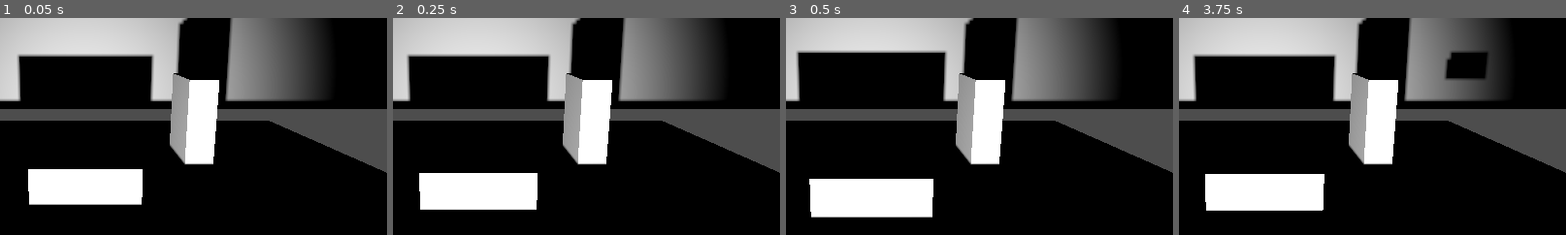
Above: before the commit, frames 1-4 (left to right).
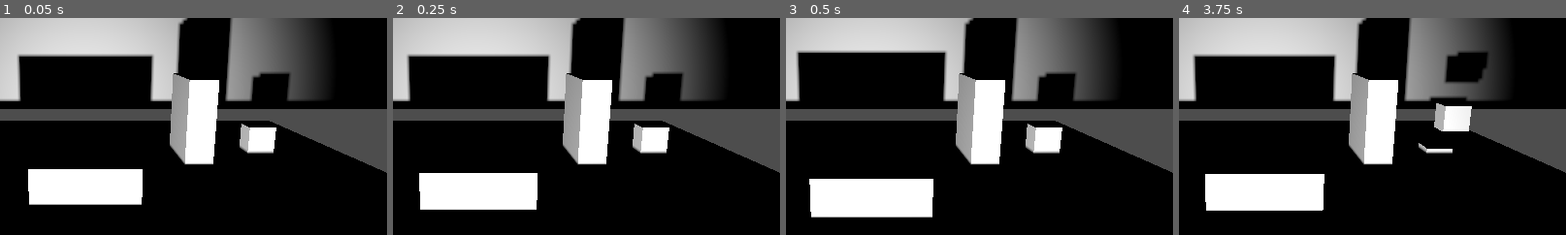
Above: after the commit, the same moments.

Repository: connorheyz/shadow-play
Game: Godot game, scene res://connors_test_scene.tscn
Same seed, same stepped clock (60 frames per second), same inputs: the game is played once before the commit and once after it. This scene is started directly instead of the project's main scene.
Inputs:
- Up to frame 1 (0.05 s): no input
- Up to frame 2 (0.25 s): no input
- Up to frame 3 (0.5 s): no input
- Up to frame 4 (3.75 s): hold D (move_right) 0.53-1.28 s; tap E (switch_mode) every 0.75 s from 0.6 to 3.6 s; tap Space (jump) at 0.77, 1.52, 3.02 s; hold S (move_down) 1.28-2.03 s; hold D (move_right) 2.03-2.78 s; hold W (move_up) 2.78-3.53 s; hold A (move_left) from 3.53 s (still down)
The pictures show only the part of the screen within x 39-89%, y 16-66%; the shares and areas given below are measured in that part.

The runs differ from the first frame. In frame 1, 2.4% of the frame differs, in the area x 61-75%, y 25-63%; in frame 2, 2.4%; in frame 3, 2.4%; in frame 4, 1.8%.

Commit message:
pressure plate added

Diff:
--- a/connors_test_scene.tscn
+++ b/connors_test_scene.tscn
@@ -1,9 +1,10 @@
-[gd_scene load_steps=12 format=3 uid="uid://bfrw7ncmi8kga"]
+[gd_scene load_steps=13 format=3 uid="uid://bfrw7ncmi8kga"]
 
 [ext_resource type="Script" path="res://main.gd" id="1_kbriu"]
 [ext_resource type="Script" path="res://player.gd" id="2_anjr0"]
 [ext_resource type="Script" path="res://moving_platform.gd" id="3_uotrb"]
 [ext_resource type="Script" path="res://player_shadow.gd" id="4_8r0yv"]
+[ext_resource type="Script" path="res://shadow_pressure_plate.gd" id="4_phykl"]
 [ext_resource type="PackedScene" uid="uid://cadhsnp0cue1c" path="res://shadow_collider.tscn" id="6_3p03w"]
 
 [sub_resource type="BoxMesh" id="BoxMesh_1"]
@@ -19,14 +20,13 @@
 
 [sub_resource type="BoxShape3D" id="BoxShape3D_x2b6q"]
 
-[node name="Main" type="Node3D" node_paths=PackedStringArray("spotlight", "player", "player_mesh", "player_shadow", "player_collider", "shadow_collider")]
+[node name="Main" type="Node3D" node_paths=PackedStringArray("spotlight", "player", "player_mesh", "player_shadow", "player_collider")]
 script = ExtResource("1_kbriu")
 spotlight = NodePath("Spotlight")
 player = NodePath("Player3D")
 player_mesh = NodePath("Player3D/MeshInstance3D")
 player_shadow = NodePath("PlayerShadow")
 player_collider = NodePath("Player3D/CollisionShape3D")
-shadow_collider = NodePath("PlayerShadow/ShadowCollider")
 
 [node name="Camera3D" type="Camera3D" parent="."]
 transform = Transform3D(1, 0, 0, 0, 0.965016, 0.262189, 0, -0.262189, 0.965016, 0, 4.76258, 15)
@@ -91,6 +91,17 @@
 [node name="CollisionShape3D" type="CollisionShape3D" parent="Wall"]
 shape = SubResource("BoxShape3D_1")
 
+[node name="Wall2" type="StaticBody3D" parent="." groups=["Projectable"]]
+transform = Transform3D(7.54979e-08, 0, 1, 0, 1, 0, -1, 0, 7.54979e-08, 6.807, 1, -2.98705)
+collision_layer = 5
+script = ExtResource("4_phykl")
+
+[node name="MeshInstance3D" type="MeshInstance3D" parent="Wall2"]
+mesh = SubResource("BoxMesh_jbxy3")
+
+[node name="CollisionShape3D" type="CollisionShape3D" parent="Wall2"]
+shape = SubResource("BoxShape3D_1")
+
 [node name="Spotlight" type="SpotLight3D" parent="."]
 transform = Transform3D(1, 0, 0, 0, 0.998806, 0.04885, 0, -0.04885, 0.998806, 0, 0.476619, 13.0868)
 light_energy = 7.141
@@ -103,11 +114,10 @@
 spot_range = 35.489
 spot_attenuation = 0.0
 
-[node name="PlayerShadow" type="CharacterBody3D" parent="." node_paths=PackedStringArray("shadow_collider", "spotlight", "playerbody")]
+[node name="PlayerShadow" type="CharacterBody3D" parent="." node_paths=PackedStringArray("spotlight", "playerbody")]
 transform = Transform3D(1, 0, 0, 0, 1, 0, 0, 0, 1, -37.6903, 2.233, 4.502)
 collision_mask = 2
 script = ExtResource("4_8r0yv")
-shadow_collider = NodePath("ShadowCollider")
 spotlight = NodePath("../Spotlight")
 playerbody = NodePath("../Player3D")
 
--- a/main.gd
+++ b/main.gd
@@ -4,9 +4,8 @@
 @export var spotlight: Node3D
 @export var player: Node3D
 @export var player_mesh: MeshInstance3D
-@export var player_shadow: CharacterBody3D
+@export var player_shadow: PlayerShadow
 @export var player_collider: CollisionShape3D
-@export var shadow_collider: ShadowCollider
 @onready var back_wall: Node3D = $Stage/BackWall
 
 var shadow_mode: bool = false
@@ -14,6 +13,11 @@
 func _ready():
 	player_shadow.visible = false
 	player_shadow.is_active = false
+	player_shadow.shadow_exit.connect(shadow_die)
+
+func shadow_die():
+	shadow_mode = false
+	exit_shadow_mode()
 
 func _physics_process(_delta):
 	if (shadow_mode):
@@ -66,7 +70,7 @@
 
 	if (!shadow_mode):
 		update_shadow_projection(true)
-		if (shadow_collider.test_offset(Vector3(0,0,0))):
+		if (player_shadow.shadow_collider.test_offset(Vector3(0,0,0))):
 			return
 		shadow_mode = true
 		enter_shadow_mode()
@@ -134,7 +138,7 @@
 	for corner in projected_corners:
 		rel_projected_points.append(corner - center)
 
-	shadow_collider.vertices = rel_projected_points
+	player_shadow.shadow_collider.vertices = rel_projected_points
 
 	if (position):
 		player_shadow.global_position = Vector3(
--- a/main_scene.tscn
+++ b/main_scene.tscn
@@ -19,14 +19,13 @@
 
 [sub_resource type="BoxShape3D" id="BoxShape3D_x2b6q"]
 
-[node name="Main" type="Node3D" node_paths=PackedStringArray("spotlight", "player", "player_mesh", "player_shadow", "player_collider", "shadow_collider")]
+[node name="Main" type="Node3D" node_paths=PackedStringArray("spotlight", "player", "player_mesh", "player_shadow", "player_collider")]
 script = ExtResource("1_abaqb")
 spotlight = NodePath("Spotlight")
 player = NodePath("Player3D")
 player_mesh = NodePath("Player3D/MeshInstance3D")
 player_shadow = NodePath("PlayerShadow")
 player_collider = NodePath("Player3D/CollisionShape3D")
-shadow_collider = NodePath("PlayerShadow/ShadowCollider")
 
 [node name="Camera3D" type="Camera3D" parent="."]
 transform = Transform3D(1, 0, 0, 0, 0.965016, 0.262189, 0, -0.262189, 0.965016, 0, 4.76258, 15)
@@ -93,11 +92,10 @@
 spot_attenuation = 0.0
 spot_angle = 60.0
 
-[node name="PlayerShadow" type="CharacterBody3D" parent="." node_paths=PackedStringArray("shadow_collider", "spotlight", "playerbody")]
+[node name="PlayerShadow" type="CharacterBody3D" parent="." node_paths=PackedStringArray("spotlight", "playerbody")]
 transform = Transform3D(1, 0, 0, 0, 1, 0, 0, 0, 1, -100, 2.233, 4.502)
 collision_mask = 2
 script = ExtResource("4_lm0bd")
-shadow_collider = NodePath("ShadowCollider")
 spotlight = NodePath("../Spotlight")
 playerbody = NodePath("../Player3D")
 
--- a/player_shadow.gd
+++ b/player_shadow.gd
@@ -1,11 +1,12 @@
 extends CharacterBody3D
+class_name PlayerShadow
 
 @export var SPEED = 10.0
 @export var JUMP_FORCE = 10.0
+@onready var shadow_collider: ShadowCollider = $ShadowCollider
 var JUMP_SPEED = 0
 @export var GRAVITY_ACCEL = 15
 var GRAVITY_SPEED = 0
-@export var shadow_collider: ShadowCollider
 @export var spotlight: SpotLight3D
 
 @export var playerbody: Player3D
@@ -13,15 +14,21 @@
 
 var is_active = false
 
+var wall_frames = 0
+
 var object_should_move = false
 var normal
+
+signal shadow_exit
 
 func _ready() -> void:
 	shadow_collider.body_collided.connect(_move_object)
 
 func _move_object(hit_normal: Vector3, other: Node3D):
 	object_should_move = true
-	normal = Vector2(hit_normal.x, hit_normal.y) * 1.5
+	normal = Vector2(hit_normal.x, hit_normal.y) * 2.5
+	if (other is ShadowPlate):
+		other._press_plate()
 
 func move_in_pieces(direction: Vector2):
 	var x_direction = Vector3(direction.x, 0, 0)
@@ -53,8 +60,17 @@
 	playerbody.position += direction * vel_scale
 
 func _physics_process(delta):
+
 	if (!is_active):
 		return
+
+	if (shadow_collider.is_in_wall):
+		wall_frames += 1
+	else:
+		wall_frames = 0
+
+	if (wall_frames >= 20):
+		shadow_exit.emit()
 
 	if (object_should_move):
 		move_in_pieces(normal * delta)
--- a/shadow_collider.gd
+++ b/shadow_collider.gd
@@ -6,6 +6,8 @@
 @export var back_wall: Node3D
 
 signal body_collided(normal: Vector3, other: Node3D)
+
+var is_in_wall = false
 # Called when the node enters the scene tree for the first time.
 func _ready() -> void:
 	pass
@@ -28,6 +30,7 @@
 		for vertex in vertices:
 			var result = project_ray_to_point(spotlight.global_position, vertex + offset)
 			if result:
+				body_collided.emit(Vector3.ZERO, result.collider)
 				return true
 	return false
 
@@ -43,7 +46,9 @@
 
 # Called every frame. 'delta' is the elapsed time since the previous frame.
 func _process(delta: float) -> void:
+	is_in_wall = false
 	for spotlight in spotlights:
 		var normal = project_ray_to_vertices(spotlight.global_position)
 		if (len(normal) == 2):
+			is_in_wall = true
 			body_collided.emit(normal[0], normal[1])
--- /dev/null
+++ b/shadow_pressure_plate.gd
@@ -0,0 +1,20 @@
+extends Node3D
+class_name ShadowPlate
+
+var pressed_height = 0.2
+var original_height
+
+var pressed = false
+
+signal plate_pressed
+
+func _ready() -> void:
+	original_height = scale.y
+
+func _press_plate():
+	if (pressed == true):
+		return
+	scale.y = pressed_height
+	global_position.y -= (original_height-pressed_height)/2
+	pressed = true
+	plate_pressed.emit()
--- /dev/null
+++ b/shadow_pressure_plate.tscn
@@ -0,0 +1,18 @@
+[gd_scene load_steps=4 format=3 uid="uid://pt3vk2ua7qki"]
+
+[ext_resource type="Script" path="res://shadow_pressure_plate.gd" id="1_200fq"]
+
+[sub_resource type="BoxMesh" id="BoxMesh_jbxy3"]
+
+[sub_resource type="BoxShape3D" id="BoxShape3D_1"]
+
+[node name="ShadowPressurePlate" type="StaticBody3D" groups=["Projectable"]]
+transform = Transform3D(7.54979e-08, 0, 1, 0, 1, 0, -1, 0, 7.54979e-08, 6.807, 1, -2.98705)
+collision_layer = 5
+script = ExtResource("1_200fq")
+
+[node name="MeshInstance3D" type="MeshInstance3D" parent="."]
+mesh = SubResource("BoxMesh_jbxy3")
+
+[node name="CollisionShape3D" type="CollisionShape3D" parent="."]
+shape = SubResource("BoxShape3D_1")
